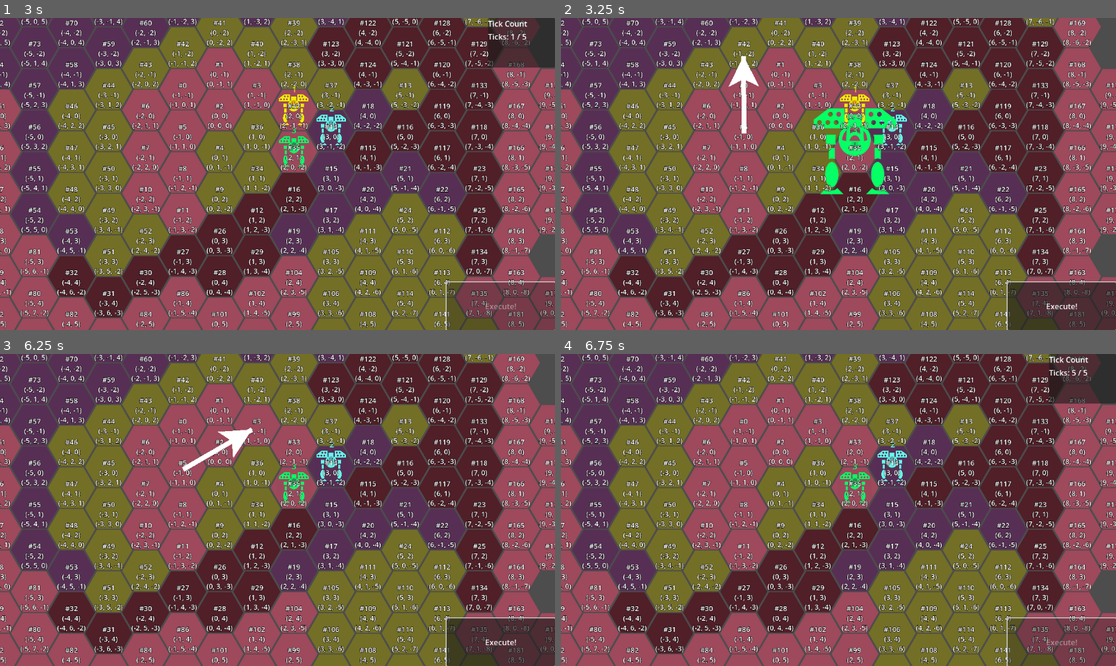
Above: before the commit, frames 1-4 (two rows, left to right).
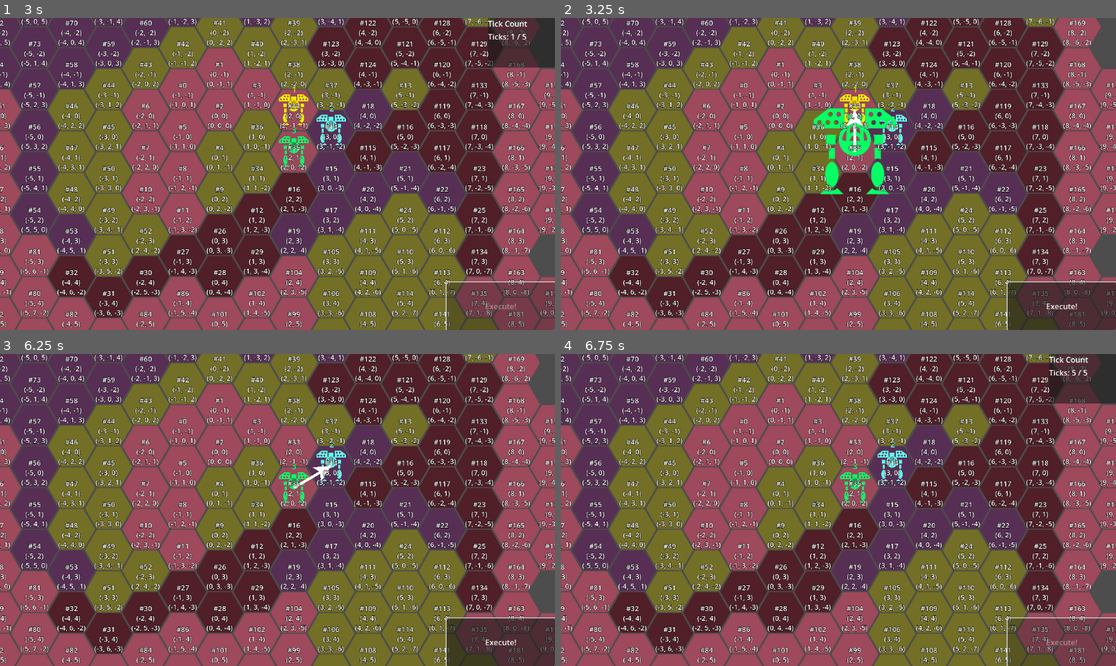
Above: after the commit, the same moments.

Repository: ArokhSlade/confetticore
Game: Godot game, scene res://game/game.tscn
Two runs of this game, one before a commit and one after it. Both use one fixed random seed, a clock stepped at 60 frames per second and the inputs below.
Inputs (mouse positions are in pixels of both pictures, inside the frame that each line leads up to):
- Up to frame 1 (3 s): click "Execute!" at 0.5 s; move the mouse to (399, 158) at 1.27 s; press the mouse at (399, 158) at 1.28 s; tap Enter at 2 s; move the mouse to (166, 189) at 2.02 s; release the mouse at (166, 189) at 2.03 s; right-click (166, 189) at 2.1 s; click (166, 189) at 2.17 s; move the mouse to (333, 105) at 2.77 s; press the mouse at (333, 105) at 2.78 s
- Up to frame 2 (3.25 s): no input
- Up to frame 3 (6.25 s): release the mouse at (333, 441) at 3.5 s; click "Execute!" at 3.5 s; move the mouse to (249, 572) at 4.27 s; right-click (249, 572) at 4.35 s; click (249, 572) at 4.42 s; tap Space at 5 s; move the mouse to (444, 556) at 5.02 s; press the mouse at (444, 556) at 5.03 s; move the mouse to (111, 463) at 5.77 s; release the mouse at (111, 463) at 5.78 s; right-click (111, 463) at 5.85 s; click (111, 463) at 5.92 s
- Up to frame 4 (6.75 s): click "Execute!" at 6.5 s

Frame 1 is identical in both runs. In frame 2, 0.5% of the frame differs, in the area x 30-55%, y 12-43%; in frame 3, 0.5%, in the area x 32-60%, y 23-44%; in frame 4, nothing differs.

Commit message:
177 - bugfix: correct scale and offset for order arrows.
solved by not attaching Node2D arrows to CanvasLayer HUD, which would cause their coordinates to be interpreted in screen space.
moved them unto a separate WorldSpaceHUD

(#177 fix issue: arrows are offset)[https://tree.taiga.io/project/gerald_as-confetticore/task/177]

Diff:
--- a/ui/hud.gd
+++ b/ui/hud.gd
@@ -5,48 +5,19 @@
 
 @export var execute_button : Button
 @export var mech_info_panel : MechInfoPanel
-@export var arrow_scene : PackedScene
-
-@export var arrows : Node2D
 
 @onready var tick_count_display = $TickCountDisplay
 
-func switch_to_planning_mode(get_orders):
+func switch_to_planning_mode():
 	execute_button.disabled = false
 	tick_count_display.hide()
-	var orders = get_orders.call()
-	draw_arrows(orders)
+
 
 func switch_to_execute_mode(ticks_per_turn):
 	execute_button.disabled = true
 	tick_count_display.update(0, ticks_per_turn)
 	tick_count_display.show()
-	erase_arrows()
 
-#HACK(Gerald, 2025 09 25): hud is not supposed to know about orders or HexMap, it's supposed to get OrderVisualizers not Orders
-func draw_arrows(orders):
-	const Arrow = preload("res://ui/arrow/arrow.gd")
-	for order : Order in orders:
-		if order == null or order is StayOrder:
-			continue
-
-		var arrow : Arrow = arrow_scene.instantiate()
-		arrow.from = order.executor.global_position
-		var HACK_hex_map = order.executor.hex_map
-		if order is MoveOrder:
-			arrow.to = HACK_hex_map.hex_to_global(order.target)
-		elif order is AttackOrder:
-			arrow.to = order.target.global_position
-		arrow.from = arrow.to_local(arrow.from)
-		arrow.to = arrow.to_local(arrow.to)
-
-		arrows.add_child(arrow)
-
-
-func erase_arrows():
-	for arrow in arrows.get_children():
-		arrows.remove_child(arrow)
-		arrow.queue_free()
 
 func _on_execute_button_pressed():
 	execute_button_pressed.emit()
--- a/ui/hud.tscn
+++ b/ui/hud.tscn
@@ -1,16 +1,13 @@
-[gd_scene load_steps=5 format=3 uid="uid://4bxvw6r457g0"]
+[gd_scene load_steps=4 format=3 uid="uid://4bxvw6r457g0"]
 
 [ext_resource type="Script" uid="uid://db3fj6iirdct4" path="res://ui/hud.gd" id="1_rbyyf"]
-[ext_resource type="PackedScene" uid="uid://bl1tqe4rawspk" path="res://ui/arrow/arrow.tscn" id="2_7ihmi"]
 [ext_resource type="PackedScene" uid="uid://b1dkw3ad7aw8c" path="res://ui/mech_info_panel/mech_info_panel.tscn" id="2_276te"]
 [ext_resource type="PackedScene" uid="uid://d0twv4uiteecm" path="res://ui/tick_count_display.tscn" id="3_546lt"]
 
-[node name="HUD" type="CanvasLayer" node_paths=PackedStringArray("execute_button", "mech_info_panel", "arrows")]
+[node name="HUD" type="CanvasLayer" node_paths=PackedStringArray("execute_button", "mech_info_panel")]
 script = ExtResource("1_rbyyf")
 execute_button = NodePath("ExecuteButton")
 mech_info_panel = NodePath("MechInfoPanel")
-arrow_scene = ExtResource("2_7ihmi")
-arrows = NodePath("Arrows")
 
 [node name="ExecuteButton" type="Button" parent="."]
 anchors_preset = -1
@@ -29,6 +26,4 @@
 [node name="TickCountDisplay" parent="." instance=ExtResource("3_546lt")]
 visible = false
 
-[node name="Arrows" type="Node2D" parent="."]
-
 [connection signal="pressed" from="ExecuteButton" to="." method="_on_execute_button_pressed"]
--- a/ui/ui.gd
+++ b/ui/ui.gd
@@ -5,6 +5,7 @@
 signal order_created(order)
 
 @export var hud : HUD
+@export var world_space_hud : WorldSpaceHUD
 @export var player_input : PlayerInput
 
 var PROTOTYPE_get_orders : Callable
@@ -14,11 +15,13 @@
 	PROTOTYPE_get_orders = get_orders
 
 func switch_to_planning_mode():
-	hud.switch_to_planning_mode(PROTOTYPE_get_orders)
+	hud.switch_to_planning_mode()
+	world_space_hud.switch_to_planning_mode(PROTOTYPE_get_orders)
 	player_input.wake_up()
 
 func switch_to_execute_mode(ticks_per_turn):
 	hud.switch_to_execute_mode(ticks_per_turn)
+	world_space_hud.switch_to_execute_mode()
 	player_input.go_to_sleep()
 
 func update_tick_count_display(tick_count, ticks_per_turn):
--- a/ui/ui.tscn
+++ b/ui/ui.tscn
@@ -1,18 +1,28 @@
-[gd_scene load_steps=4 format=3 uid="uid://bgauqy5f3cvfo"]
+[gd_scene load_steps=6 format=3 uid="uid://bgauqy5f3cvfo"]
 
 [ext_resource type="PackedScene" uid="uid://4bxvw6r457g0" path="res://ui/hud.tscn" id="1_ks8t7"]
 [ext_resource type="Script" uid="uid://ro6q6pqtraxa" path="res://ui/ui.gd" id="1_wl5ax"]
 [ext_resource type="PackedScene" uid="uid://dc5y0yr8gi5cp" path="res://ui/player_input/player_input.tscn" id="3_wl5ax"]
+[ext_resource type="Script" uid="uid://dpgrv3e6afqc4" path="res://ui/world_space_hud.gd" id="4_vkava"]
+[ext_resource type="PackedScene" uid="uid://bl1tqe4rawspk" path="res://ui/arrow/arrow.tscn" id="5_tf0e0"]
 
-[node name="UI" type="Node" node_paths=PackedStringArray("hud", "player_input")]
+[node name="UI" type="Node" node_paths=PackedStringArray("hud", "world_space_hud", "player_input")]
 script = ExtResource("1_wl5ax")
 hud = NodePath("HUD")
+world_space_hud = NodePath("WorldSpaceHUD")
 player_input = NodePath("PlayerInput")
 
 [node name="HUD" parent="." instance=ExtResource("1_ks8t7")]
 
 [node name="PlayerInput" parent="." instance=ExtResource("3_wl5ax")]
 
+[node name="WorldSpaceHUD" type="Node2D" parent="." node_paths=PackedStringArray("arrows")]
+script = ExtResource("4_vkava")
+arrow_scene = ExtResource("5_tf0e0")
+arrows = NodePath("Arrows")
+
+[node name="Arrows" type="Node2D" parent="WorldSpaceHUD"]
+
 [connection signal="execute_button_pressed" from="HUD" to="." method="_on_hud_execute_button_pressed"]
 [connection signal="mech_deselected" from="PlayerInput" to="." method="_on_player_input_mech_deselected"]
 [connection signal="mech_selected" from="PlayerInput" to="." method="_on_player_input_mech_selected"]
--- /dev/null
+++ b/ui/world_space_hud.gd
@@ -0,0 +1,37 @@
+extends Node2D
+class_name WorldSpaceHUD
+
+@export var arrow_scene : PackedScene
+@export var arrows : Node2D
+
+func switch_to_planning_mode(get_orders):
+	var orders = get_orders.call()
+	draw_arrows(orders)
+
+func switch_to_execute_mode():
+	erase_arrows()
+
+#HACK(Gerald, 2025 09 25): hud is not supposed to know about orders or HexMap, it's supposed to get OrderVisualizers not Orders
+func draw_arrows(orders):
+	const Arrow = preload("res://ui/arrow/arrow.gd")
+	for order : Order in orders:
+		if order == null or order is StayOrder:
+			continue
+
+		var arrow : Arrow = arrow_scene.instantiate()
+		arrow.from = order.executor.global_position
+		var HACK_hex_map = order.executor.hex_map
+		if order is MoveOrder:
+			arrow.to = HACK_hex_map.hex_to_global(order.target)
+		elif order is AttackOrder:
+			arrow.to = order.target.global_position
+		arrow.from = arrow.to_local(arrow.from)
+		arrow.to = arrow.to_local(arrow.to)
+
+		arrows.add_child(arrow)
+
+
+func erase_arrows():
+	for arrow in arrows.get_children():
+		arrows.remove_child(arrow)
+		arrow.queue_free()
Not shown, added: ui/world_space_hud.gd.uid
